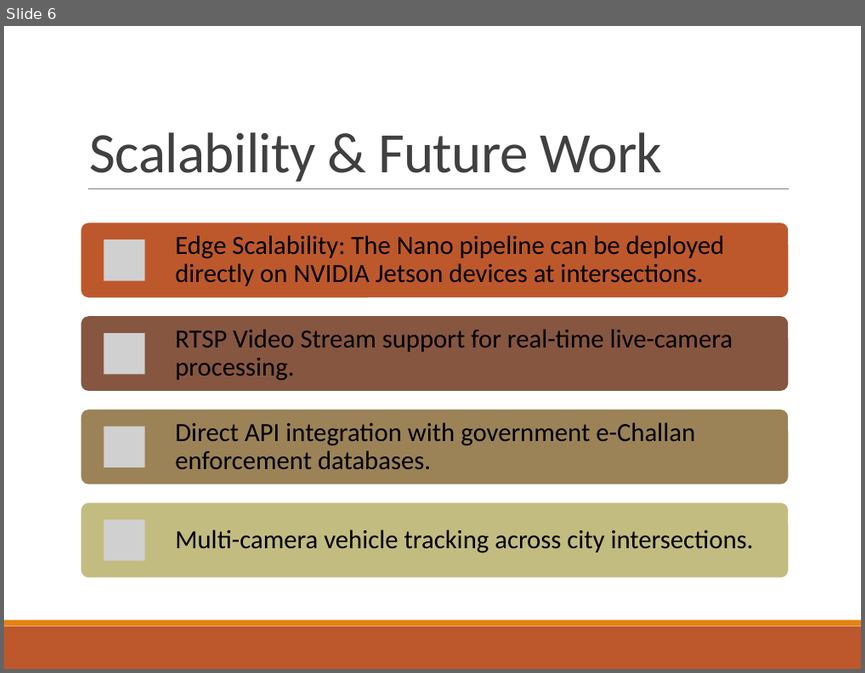
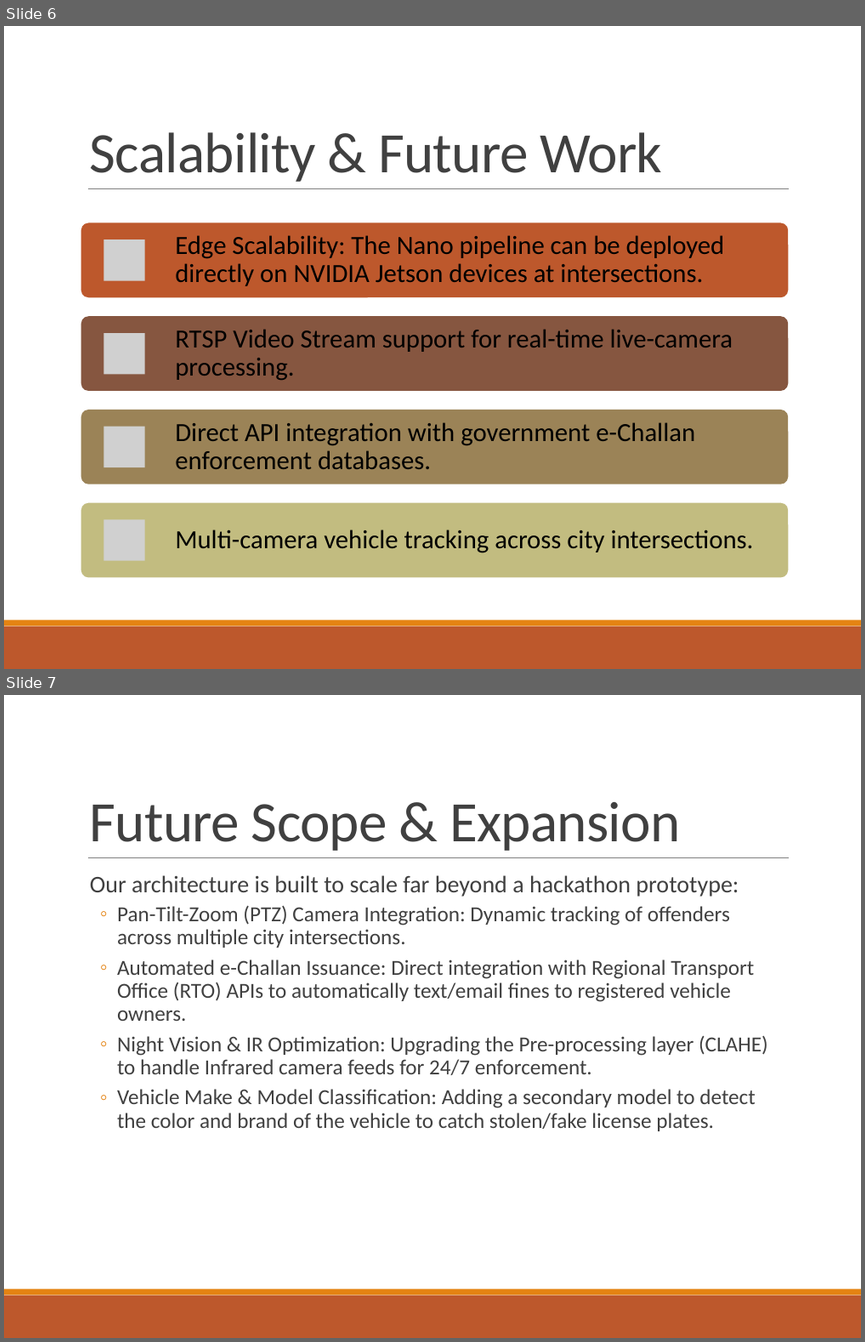
Before and after one commit to KeshavGupta-0/GridLock-AI-Automated-Real-Time-Traffic-Violation-Enforcement-System, a slide deck: Gridlock_Pitch_Deck.pptx. Shown one above the other, each under a label of ours: slide 6 before the commit, slides 6 and 7 after it. The pictures are 865x673 and 865x1342 pixels, drawn with LibreOffice and Linux fonts; fonts in the diff are those of the drawing; grey boxes stand for pictures. Boxes give left, top, right and bottom in pixels: in the first picture for what was removed or moved away, otherwise in the second. Text is boxed around its words. In the diff, an @@ line names an element or a change of style, - is before the commit and + after.

```diff
--- a/Gridlock_Pitch_Deck.pptx
+++ b/Gridlock_Pitch_Deck.pptx
@@ slide 7 added at <box>4,695,861,1338</box>, background #FFFFFF; not listed: 3 template elements that a slide beside it also shows @@
@@ title added at <box>90,802,680,851</box>, 48 pt, text #404040 @@
+Future Scope & Expansion
@@ text added at <box>90,875,768,1131</box>, 18 pt, text #404040 @@
+  Our architecture is built to scale far beyond a hackathon prototype:
+  ◦ Pan-Tilt-Zoom (PTZ) Camera Integration: Dynamic tracking of offenders across multiple city intersections.
+  ◦ Automated e-Challan Issuance: Direct integration with Regional Transport Office (RTO) APIs to automatically text/email fines to registered vehicle owners.
+  ◦ Night Vision & IR Optimization: Upgrading the Pre-processing layer (CLAHE) to handle Infrared camera feeds for 24/7 enforcement.
+  ◦ Vehicle Make & Model Classification: Adding a secondary model to detect the color and brand of the vehicle to catch stolen/fake license plates.
```
Also in this commit, not shown: 1 other file.
